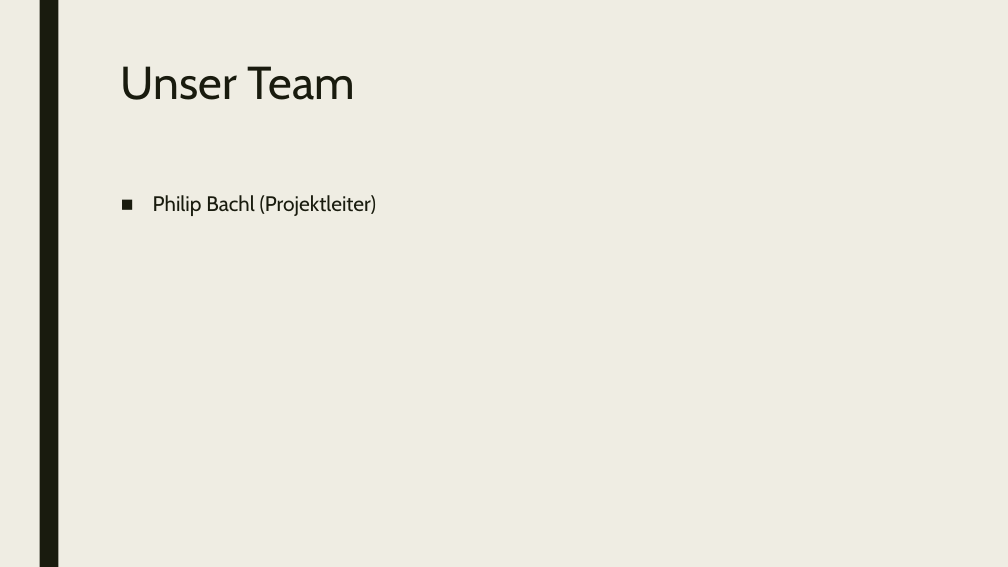
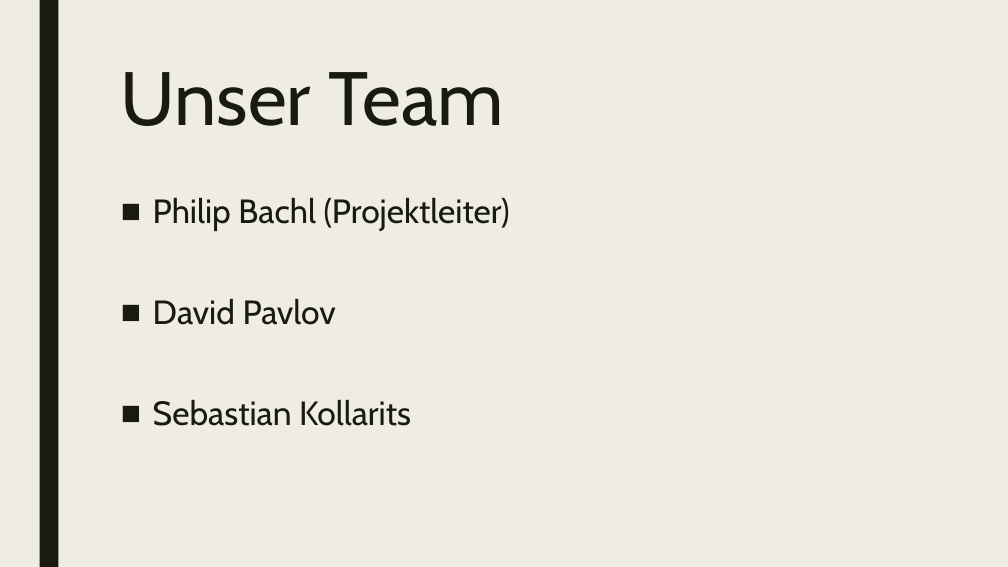
Before and after one commit to Philip-Bachl/PRE_2223, a slide deck: slide 2 of Jumper (WIP).pptx. Drawn at 1008x567 pixels with LibreOffice and Linux fonts; fonts in the diff are those of the drawing. Boxes give left, top, right and bottom in pixels: in the first picture for what was removed or moved away, otherwise in the second. Text is boxed around its words. In the diff, an @@ line names an element or a change of style, - is before the commit and + after.

```diff
--- a/Jumper (WIP).pptx
+++ b/Jumper (WIP).pptx
@@ title "Unser Team" at box(121, 72, 504, 126): size 44 to 72 pt @@
@@ text at box(153, 197, 510, 231): size 20 to 32 pt in "Philip Bachl (Projektleiter)" @@
@@ text at box(153, 298, 411, 426): paragraphs added @@
+■ David Pavlov
+■ Sebastian Kollarits
```
Also in this commit, not shown: 2 other slides changed, 1 slide added.
